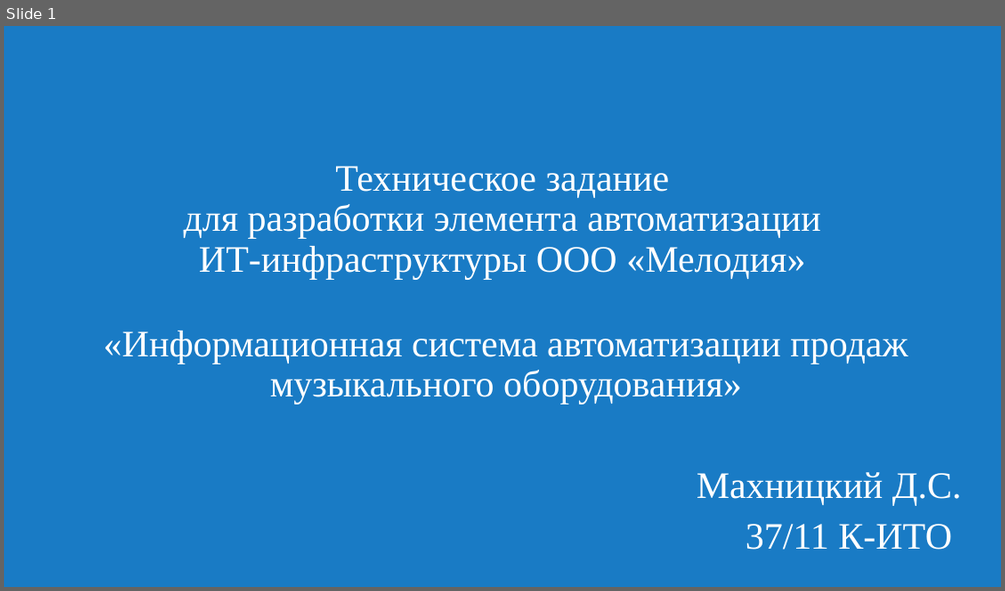
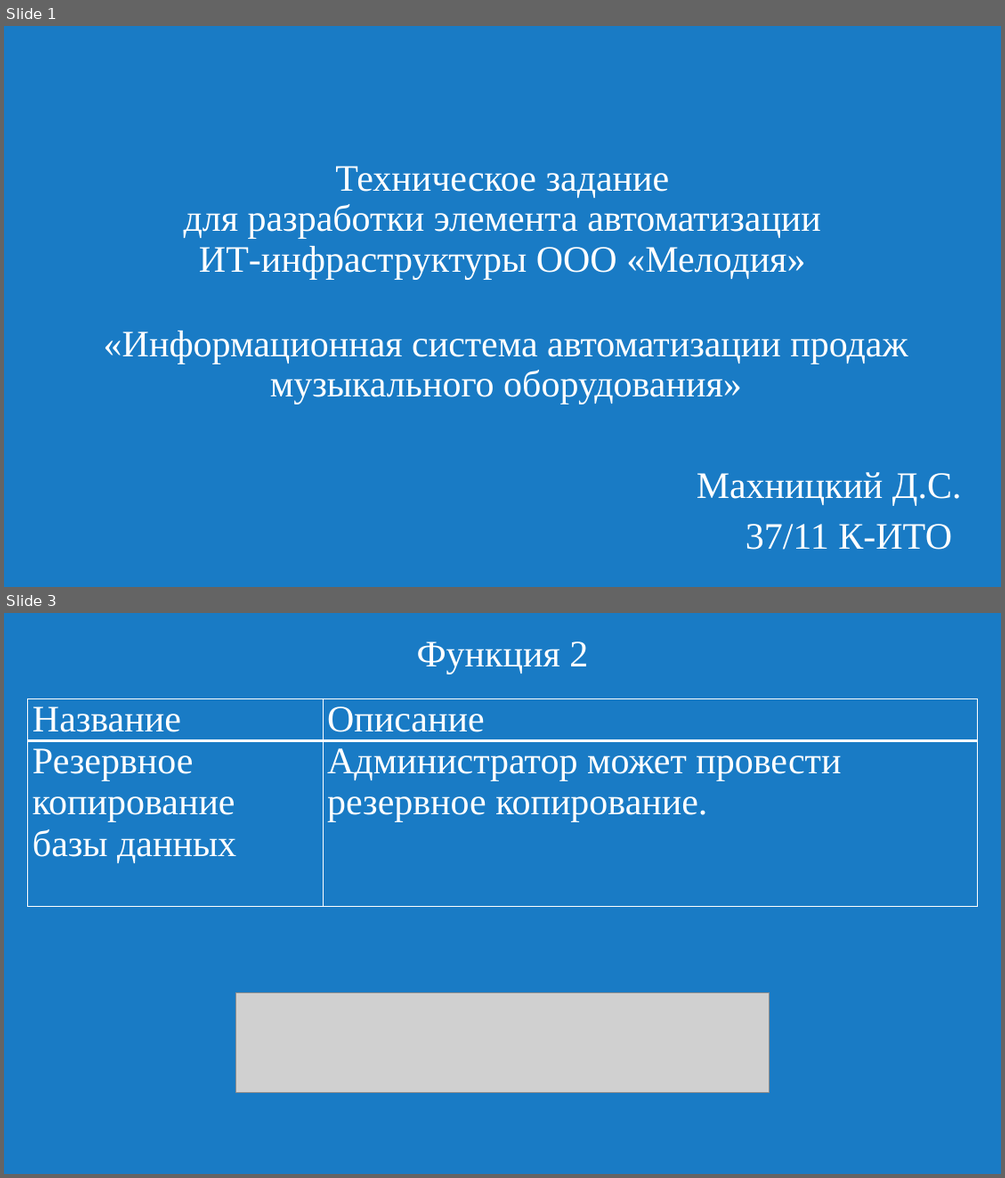
Before and after one commit to Slowpool/diploma-musical-shop-, a slide deck: OuterData/presentation.pptx. Shown one above the other, each under a label of ours: slide 1 before the commit, slides 1 and 3 after it; the slides between them are not shown. The pictures are 1005x591 and 1005x1178 pixels, drawn with LibreOffice and Linux fonts; fonts in the diff are those of the drawing; grey boxes stand for pictures. Boxes give left, top, right and bottom in pixels: in the first picture for what was removed or moved away, otherwise in the second. Text is boxed around its words. In the diff, an @@ line names an element or a change of style, - is before the commit and + after.

```diff
--- a/OuterData/presentation.pptx
+++ b/OuterData/presentation.pptx
@@ slide 3 added at [4,613,1001,1174], background #197BC5 @@
@@ title added at [417,641,588,674], 36 pt, text #FFFFFF @@
+Функция 2
@@ table added at [28,699,977,910], 2 rows, 2 columns @@
+Название | Описание
+Резервное копирование базы данных | Администратор может провести резервное копирование.
@@ picture added at [235,992,769,1092] @@
```
Also in this commit, not shown: 1 slide changed, 12 other slides added, 11 slides removed, 1 other file.
